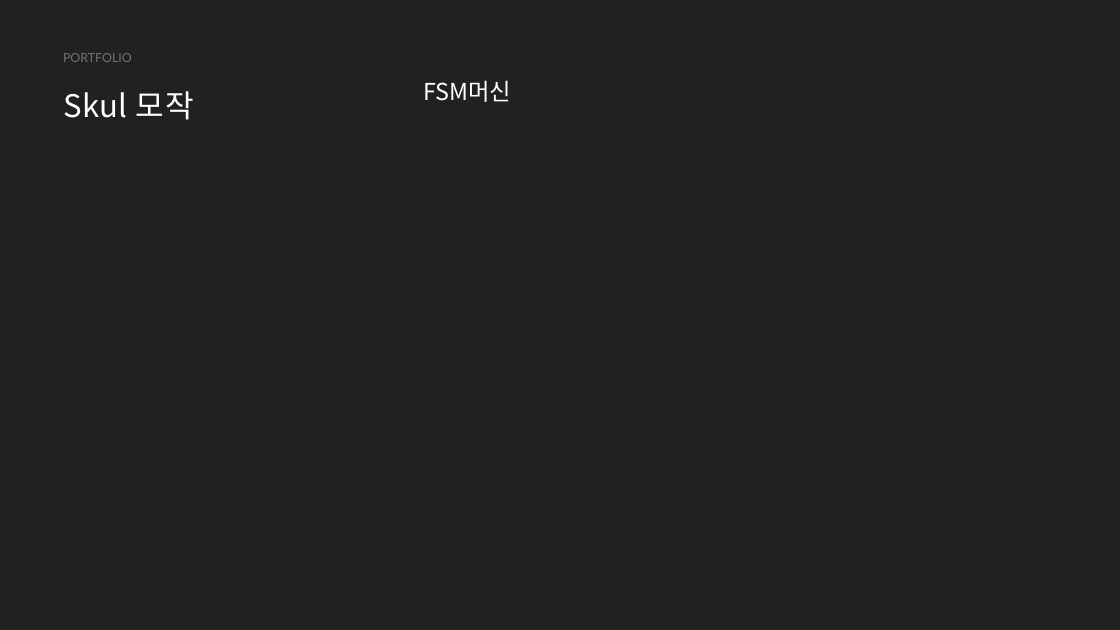
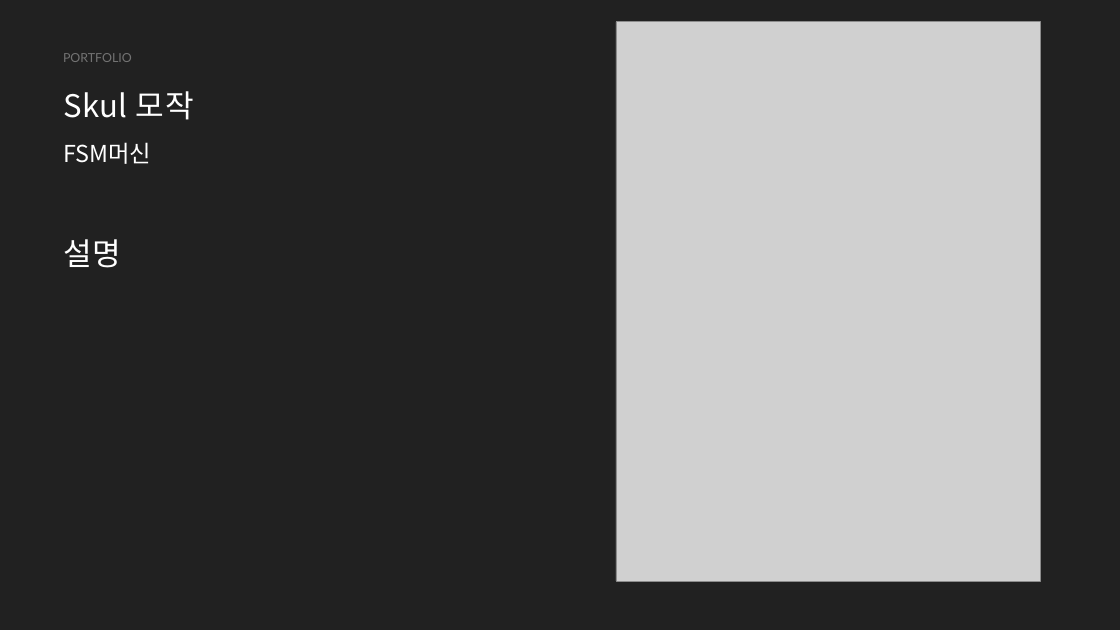
Before and after one commit to hanabi2356/Skul, a slide deck: slide 10 of 포트폴리오.pptx. Drawn at 1120x630 pixels with LibreOffice and Linux fonts; fonts in the diff are those of the drawing; grey boxes stand for pictures. Boxes give left, top, right and bottom in pixels: in the first picture for what was removed or moved away, otherwise in the second. Text is boxed around its words. In the diff, an @@ line names an element or a change of style, - is before the commit and + after.

```diff
--- a/포트폴리오.pptx
+++ b/포트폴리오.pptx
@@ picture added at <box>616,22,1040,581</box> @@
@@ text "FSM머신": place and size @@
-text "FSM머신" at <box>423,80,511,102</box>
+text "FSM머신" at <box>63,142,151,164</box>
@@ text added at <box>63,239,121,268</box>, 40 pt, text #FFFFFF @@
+설명
```
Also in this commit, not shown: 6 other slides changed.
